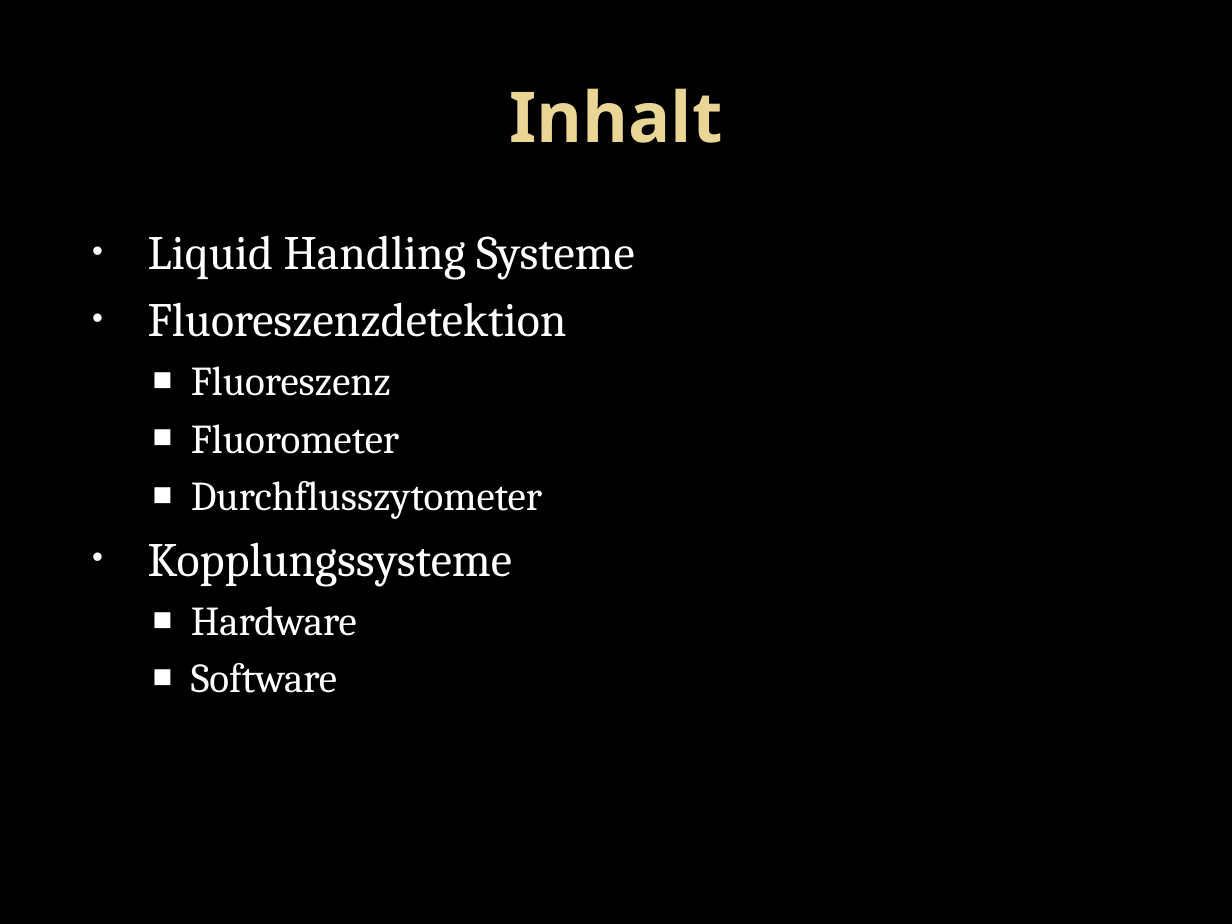
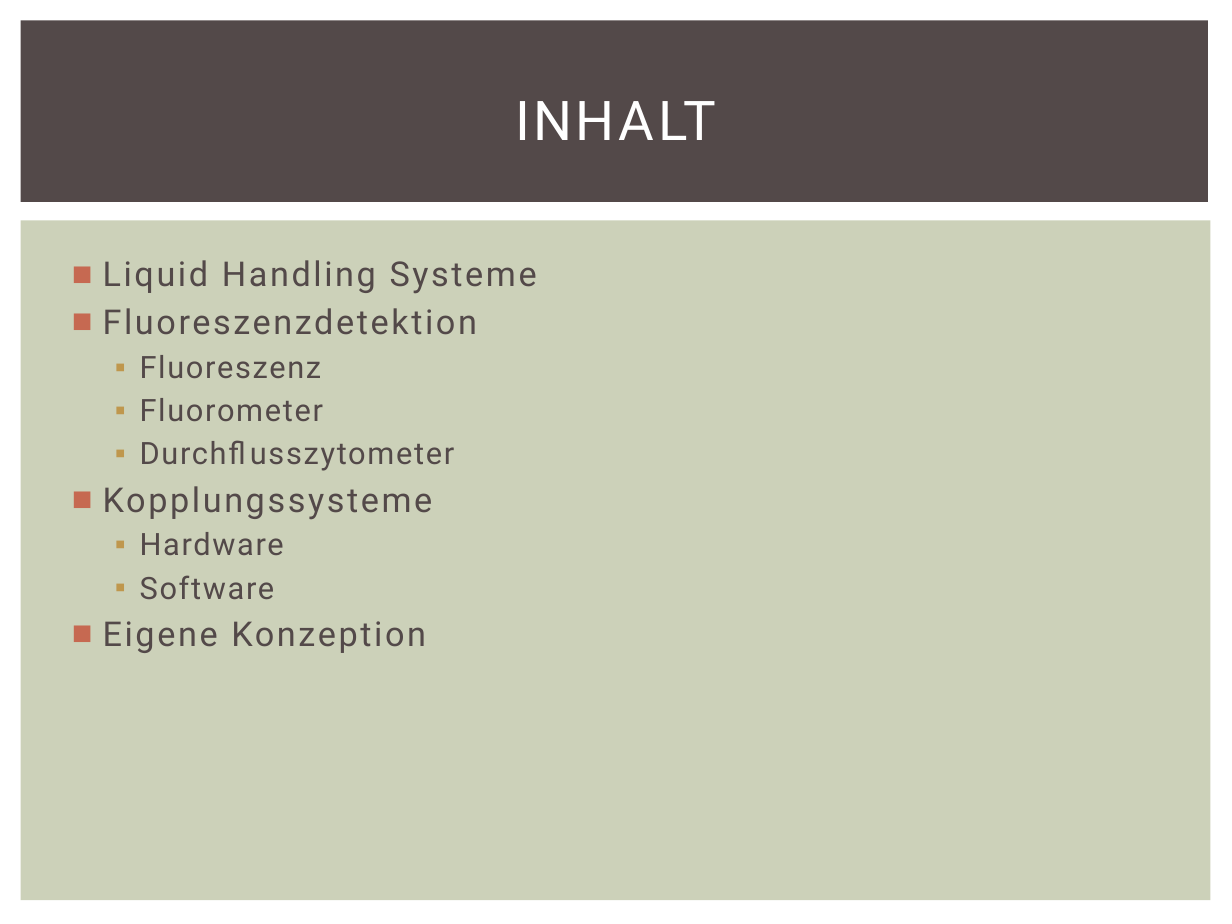
Before and after one commit to Bondzio/Stuff, a slide deck: slide 2 of Studienarbeit/Präsentation.pptx. Drawn at 1232x924 pixels with LibreOffice and Linux fonts; fonts in the diff are those of the drawing; background and template pictures are left out. Boxes give left, top, right and bottom in pixels: in the first picture for what was removed or moved away, otherwise in the second. Text is boxed around its words. In the diff, an @@ line names an element or a change of style, - is before the commit and + after.

```diff
--- a/Studienarbeit/Präsentation.pptx
+++ b/Studienarbeit/Präsentation.pptx
@@ background picture (left out) to #FFFFFF @@
@@ rectangle added at (21,21,1209,202), fill #534949 @@
@@ title at (515,101,716,140): text changed; size 41 to 32 pt; font Noto Sans to Roboto; text colour gradient #EAD696 to #E7D081 to #FFFFFF; bold off @@
-Inhalt
+INHALT
@@ rectangle added at (21,221,1211,901), fill #CCD1B9 @@
@@ text "Liquid Handling Systeme": place and size @@
-text "Liquid Handling Systeme" at (148,235,634,693)
+text "Liquid Handling Systeme" at (103,260,537,653)
@@ text at (103,260,537,599): size 28 to 20 pt, letter spacing 0 to 1.5 pt in "Liquid Handling Systeme", "Fluoreszenzdetektion", "Kopplungssysteme"; font Cambria to Roboto, text colour #FFFFFF to #534949 in "Liquid Handling Systeme", "Fluoreszenzdetektion", "Fluoreszenz", "Fluorometer" and 4 more places; size 24 to 18 pt, letter spacing 0 to 1 pt in "Fluoreszenz", "Fluorometer", "Durchflusszytometer", "Hardware" and 1 more places; bullet • to ■; less space between paragraphs; bullet colour #F9F9F9 to #C66951; bullet ■ to ▪; bullet colour #FFFFFF to #BF974D @@
@@ text at (103,621,426,653): paragraph added @@
+■ Eigene Konzeption
```
Also in this commit, not shown: 2 other slides changed, 14 slides added.
